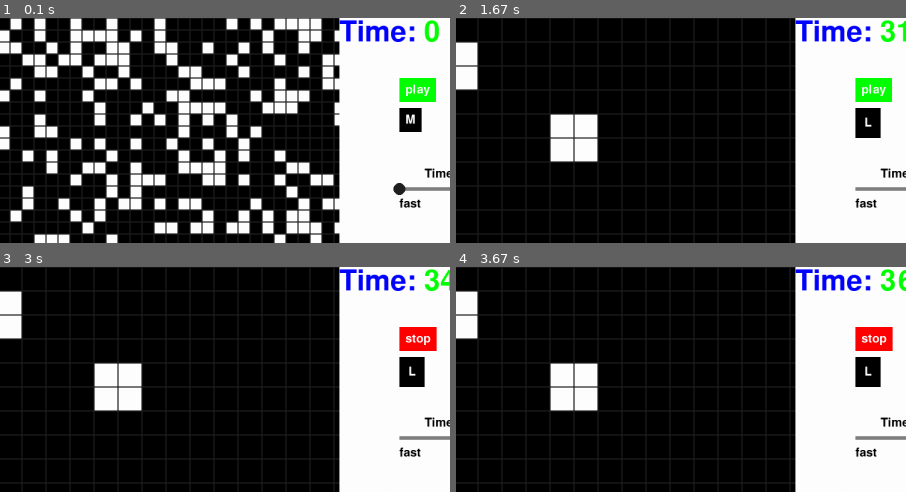
Above: before the commit, frames 1-4 (two rows, left to right).
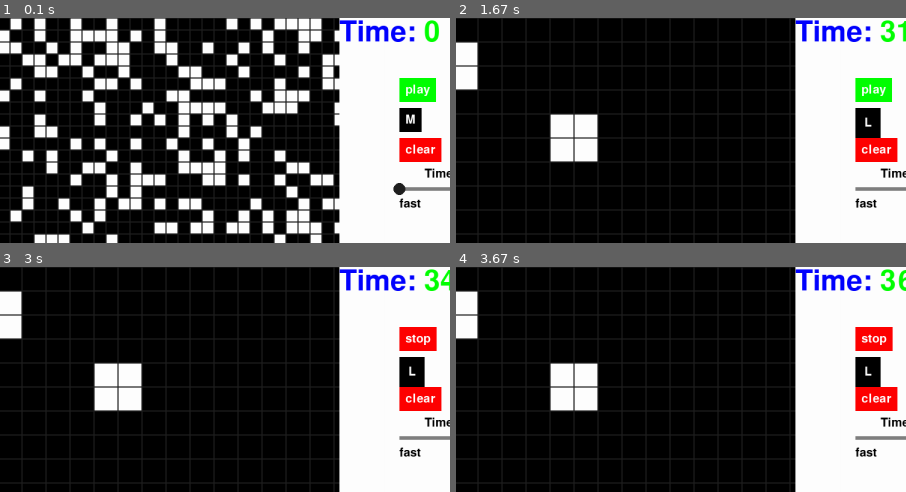
Above: after the commit, the same moments.

Repository: Thanapat-Mah/python-game
Game: pygame game, started from Game of Life/main.py
Same seed, same stepped clock (60 frames per second), same inputs: the game is played once before the commit and once after it.
Inputs (mouse positions are % of the whole screen's width and height, from its top left):
- Up to frame 1 (0.1 s): no input
- Up to frame 2 (1.67 s): press the mouse at (78, 23) at 0.37 s; move the mouse to (62, 23) at 0.47 s; release the mouse at (46, 23) at 0.6 s; click (79, 16) at 0.72 s; press the mouse at (79, 16) at 1.03 s; move the mouse to (55, 43) at 1.13 s; release the mouse at (31, 70) at 1.27 s; press the mouse at (83, 38) at 1.37 s; move the mouse to (62, 52) at 1.47 s; release the mouse at (40, 66) at 1.6 s
- Up to frame 3 (3 s): press the mouse at (83, 38) at 1.7 s; move the mouse to (74, 25) at 1.8 s; release the mouse at (66, 13) at 1.93 s; press the mouse at (83, 38) at 2.03 s; move the mouse to (80, 49) at 2.13 s; release the mouse at (77, 61) at 2.27 s; press the mouse at (79, 16) at 2.37 s; move the mouse to (67, 23) at 2.47 s; release the mouse at (56, 30) at 2.6 s; press the mouse at (79, 29) at 2.7 s; move the mouse to (73, 56) at 2.8 s; release the mouse at (68, 83) at 2.93 s
- Up to frame 4 (3.67 s): press the mouse at (79, 29) at 3.03 s; move the mouse to (57, 27) at 3.13 s; release the mouse at (34, 25) at 3.27 s; press the mouse at (79, 29) at 3.37 s; move the mouse to (46, 31) at 3.47 s; release the mouse at (13, 32) at 3.6 s
The pictures show only the part of the screen within x 32-82%, y 0-50%; the shares and areas given below are measured in that part.

The runs differ from the first frame. In frame 1, 1.0% of the frame differs, in the area x 88-99%, y 53-64%; in frame 2, 1.0%; in frame 3, 1.0%; in frame 4, 1.0%.

Commit message:
Add 'set' state and clear button to manually set the pattern
User can set pattern by click left mouse to mark cell life or click right mouse to mark cell dead. Clicking clear button make all cell dead.

Diff:
--- a/Game of Life/cell.py
+++ b/Game of Life/cell.py
@@ -50,6 +50,24 @@
 			for r in range(self.row):
 				self.cells[c][r].life = self.cells[c][r].next_life
 
+	def set_cell(self, event):
+		x, y = pygame.mouse.get_pos()
+		target_col = x//self.size
+		target_row = y//self.size
+		if target_col > self.col or target_row > self.row:
+			return(False)
+		elif event.type == pygame.MOUSEBUTTONDOWN:
+			if pygame.mouse.get_pressed()[0]:	# left click = set life
+				self.cells[target_col][target_row].life = True
+			elif pygame.mouse.get_pressed()[2]:		# right click = set dead
+				self.cells[target_col][target_row].life = False
+
+	def clear(self):
+		for c in range(self.col):
+			for r in range(self.row):
+				self.cells[c][r].life = False
+				self.cells[c][r].next_life = False
+
 	def draw_panel(self):
 		for c in range(self.col):
 			for r in range(self.row):
--- a/Game of Life/controlPanel.py
+++ b/Game of Life/controlPanel.py
@@ -15,9 +15,9 @@
 		self.time = 0
 		self.playstop_bt = Button(x=self.x+100, y=100, text='play', font=Font.comic_small, text_color=Color.white, background_color=Color.green)
 		self.cellsize_bt = Button(x=self.x+100, y=150, text=str(cell_size), font=Font.comic_small, text_color=Color.white, background_color=Color.black)
-		# self.reset_bt = Button(x=self.x+100, y=200, text='reset', font=Font.comic_small, text_color=Color.white, background_color=Color.red)
 		self.speed_bar = SlideBar(x=self.x+100, y=250, name='Time period', font=Font.comic_small, text_color=Color.black, bar_lenght=200,
 								bar_color=Color.gray, point_color=Color.dark_gray, min_label='fast', max_label='slow', value=1, min_value=1, max_value=50)
+		self.clear_bt = Button(x=self.x+100, y=200, text='clear', font=Font.comic_small, text_color=Color.white, background_color=Color.red)
 
 	def reset_time(self):
 		self.time = 0
@@ -39,7 +39,7 @@
 		self.draw_time()
 		self.playstop_bt.draw_button(self.display)
 		self.cellsize_bt.draw_button(self.display)
-		# self.reset_bt.draw_button(self.display)
+		self.clear_bt.draw_button(self.display)
 		self.speed_bar.draw_bar(display=self.display)
 
 	def check_event(self, event, period):
@@ -47,33 +47,36 @@
 		status = None
 		adjust_speed, new_period = self.speed_bar.update_value(event, period)
 		if self.playstop_bt.click(event):
-			bt = 'playpause'
-			if self.playstop_bt.text == 'play':
+			bt = 'state'
+			if self.playstop_bt.text == 'stop':
+				status = 'stop'
+				self.playstop_bt.text = 'play'
+				self.playstop_bt.background_color = Color.green
+			elif self.playstop_bt.text != 'stop':
+				status = 'play'
 				self.playstop_bt.text = 'stop'
 				self.playstop_bt.background_color = Color.red
-				status = 'play'
-			elif self.playstop_bt.text == 'stop':
-				self.playstop_bt.text = 'play'
-				self.playstop_bt.background_color = Color.green
-				status = 'stop'
+
 		elif self.cellsize_bt.click(event) and self.playstop_bt.text == 'play':
 			bt = 'cellsize'
 			if self.cellsize_bt.text == 'S':
+				status = 'M'
 				self.cellsize_bt.text = 'M'
 				self.cellsize_bt.padding = 10
-				status = 'M'
 			elif self.cellsize_bt.text == 'M':
+				status = 'L'
 				self.cellsize_bt.text = 'L'
 				self.cellsize_bt.padding = 15
-				status = 'L'
 			elif self.cellsize_bt.text == 'L':
+				status = 'S'
 				self.cellsize_bt.text = 'S'
 				self.cellsize_bt.padding = 5
-				status = 'S'
+
+		elif self.clear_bt.click(event) and self.playstop_bt.text == 'play':
+			bt = 'clear'
+
 		elif adjust_speed:
-			bt = 'speed'
+			bt = 'period'
 			status = new_period
-		# elif self.reset_bt.click(event):
-		# 	bt = 'reset'
-		# 	status = 'stop'
+
 		return(bt, status)
--- a/Game of Life/game.py
+++ b/Game of Life/game.py
@@ -6,17 +6,17 @@
 class Game:
 	def __init__(self, time_count=0, state='set', period=1):
 		self.time_count = time_count
-		self.state = state
+		self.state = state		# set, play, stop
 		self.period = period
 
 	def process_event(self, bt, status):
-		if bt == 'playpause':
+		if bt == 'state':
 			self.state = status
-		elif bt == 'speed':
+		elif bt == 'period':
 			self.time_count = 1
 			self.period = status
 
-	def play_next(self):
+	def is_play(self):
 		return(self.time_count%self.period == 0 and self.state == 'play')
 
 	def update_game(self):
--- a/Game of Life/main.py
+++ b/Game of Life/main.py
@@ -11,16 +11,24 @@
 			if event.type == pygame.QUIT:
 				run = False
 
+			if game.state == 'set':
+				cellPanel.set_cell(event)
+
 			# check for user trigger event
 			bt, status = controlPanel.check_event(event, game.period)
 			if bt == 'cellsize':
 				cellPanel = CellPanel(screen=screen, size=status)
 				controlPanel.reset_time()
+				game.state = 'set'
+			elif bt == 'clear':
+				cellPanel.clear()
+				controlPanel.reset_time()
+				game.state = 'set'
 			else:
 				game.process_event(bt, status)
 
 		# playing next generation over time
-		if game.play_next():
+		if game.is_play():
 			controlPanel.tick_time()
 			cellPanel.update_cell()
 
@@ -36,8 +44,8 @@
 	pygame.init()
 
 	screen = Screen()
+	controlPanel = ControlPanel(screen=screen, cell_size='M')
 	cellPanel = CellPanel(screen=screen, size='M')
-	controlPanel = ControlPanel(screen=screen, cell_size='M')
 	game = Game()
 
 	play_game(screen, cellPanel, controlPanel, game)
